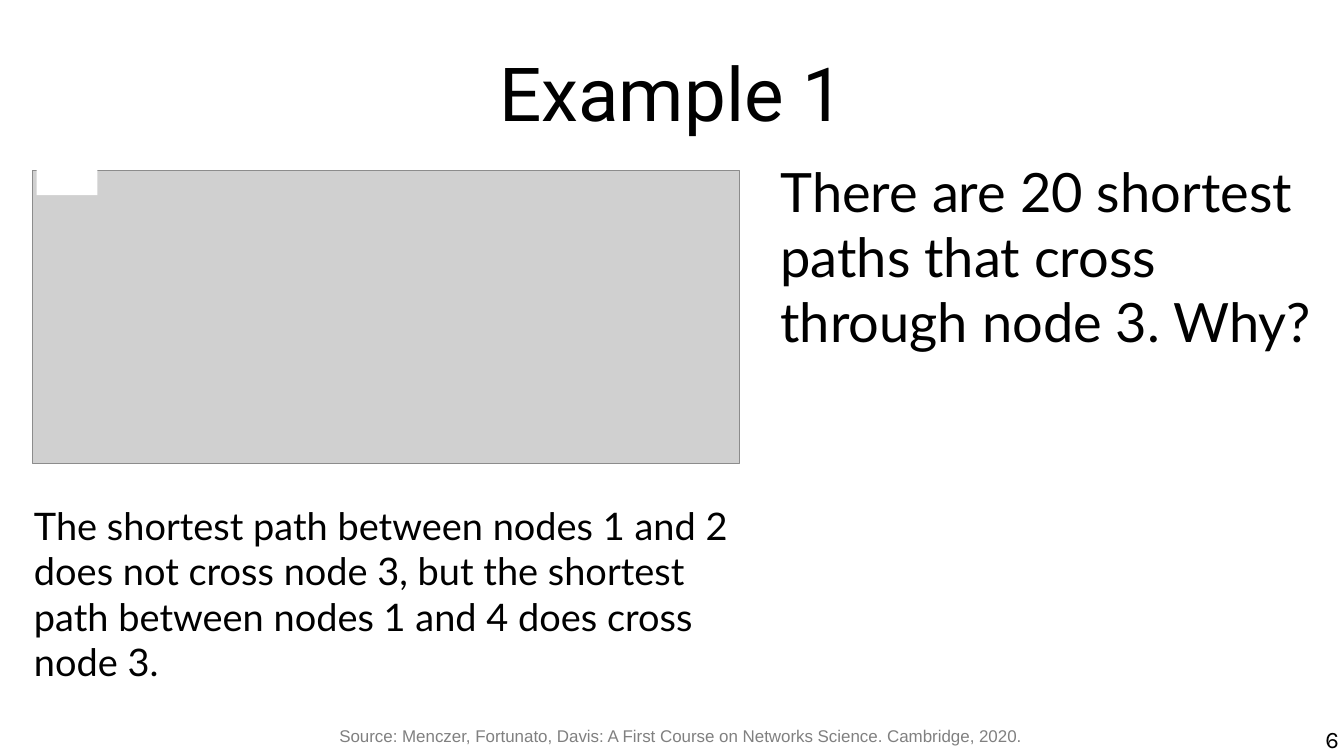
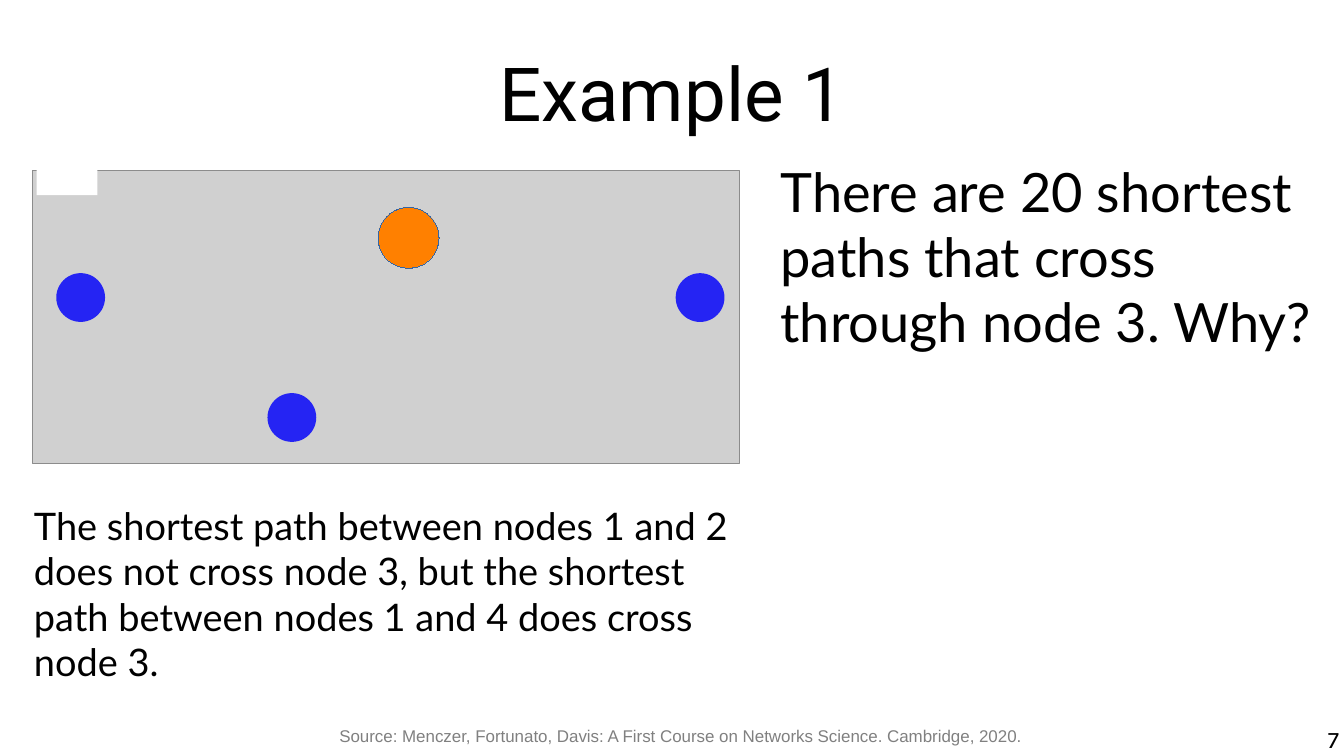
Before and after one commit to chatox/networks-science-course, a slide deck: slide 7 of theory/odp/tt07-betweenness.odp (slide 6 before the commit). Drawn at 1344x756 pixels with LibreOffice and Linux fonts; fonts in the diff are those of the drawing; grey boxes stand for pictures. Boxes give left, top, right and bottom in pixels: in the first picture for what was removed or moved away, otherwise in the second. Text is boxed around its words. In the diff, an @@ line names an element or a change of style, - is before the commit and + after.

```diff
--- a/theory/odp/tt07-betweenness.odp
+++ b/theory/odp/tt07-betweenness.odp
@@ ellipse added at box(378, 207, 439, 268), fill #FF8000, outline #3465A4 0 pt @@
@@ ellipse added at box(56, 273, 105, 322), fill #2524F3 @@
@@ ellipse added at box(676, 273, 724, 322), fill #2524F3 @@
@@ ellipse added at box(267, 393, 316, 441), fill #2524F3 @@
@@ page number at box(1328, 733, 1339, 748): text changed @@
-6
+7
```
Also in this commit, not shown: 3 other slides changed, 3 slides added, 1 slide removed, 2 other files.
